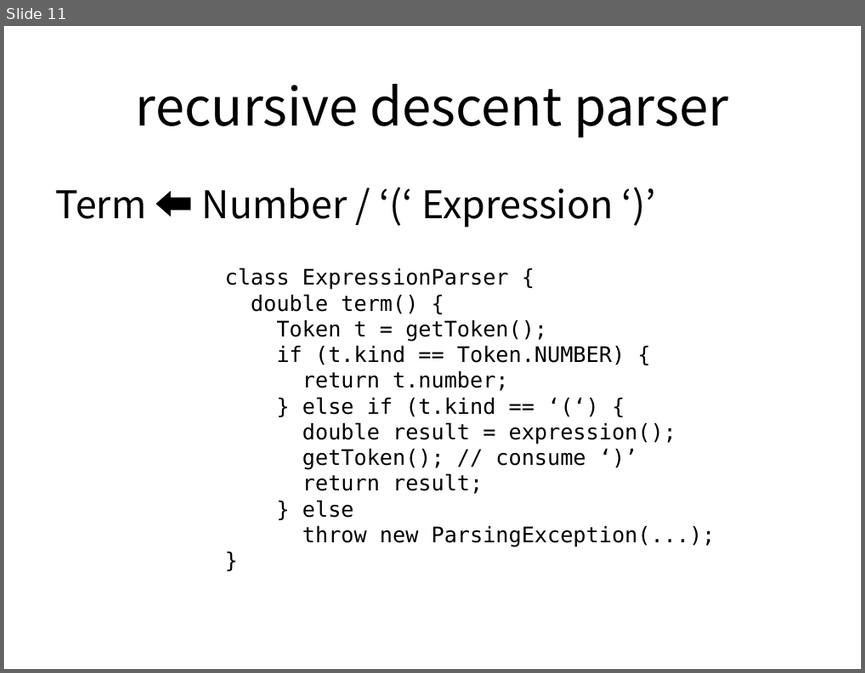
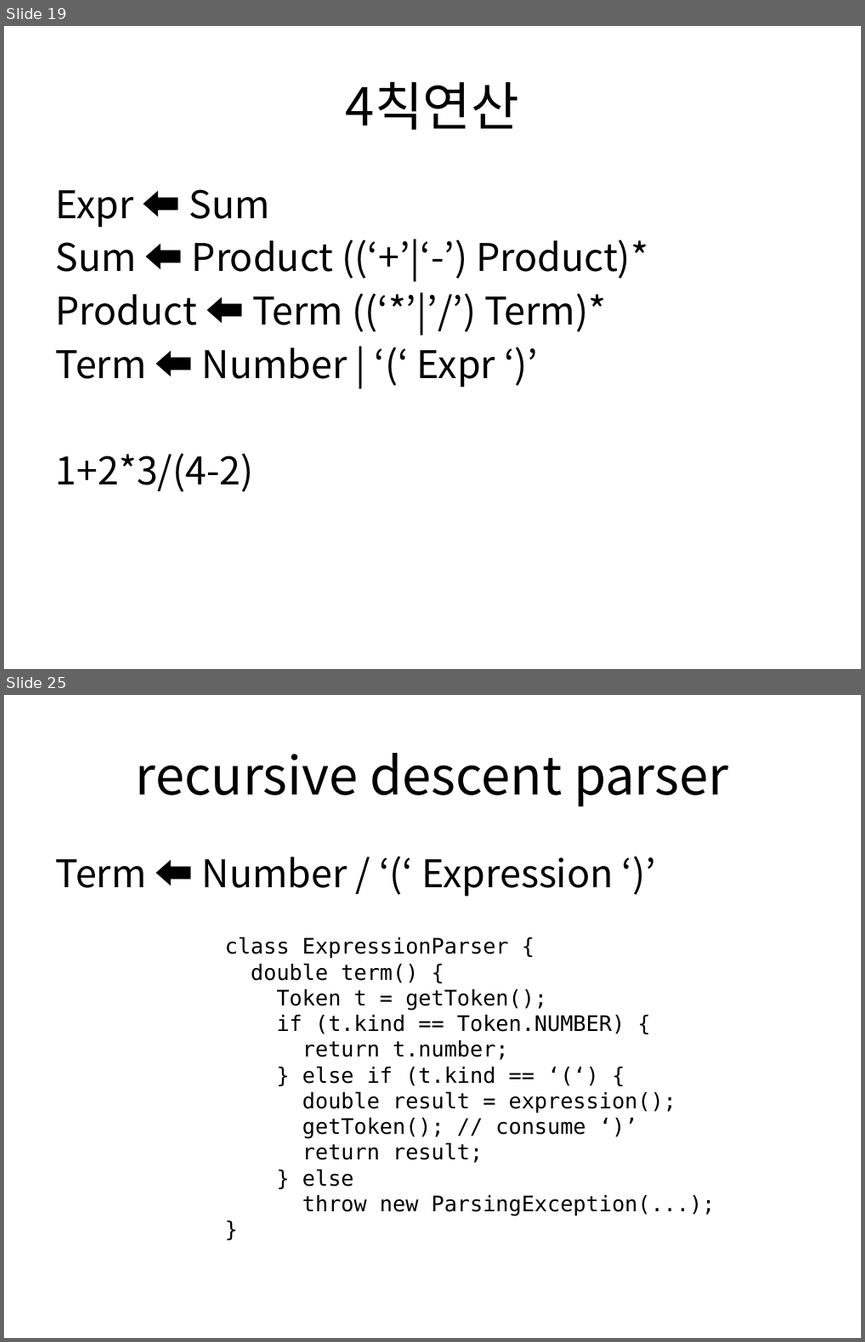
Before and after one commit to jooyunghan/parsing_basics, a slide deck: slides/Parsing 수식.pptx. Shown one above the other, each under a label of ours: slide 11 before the commit, slides 19 and 25 after it; the slides between them are not shown. The pictures are 865x673 and 865x1342 pixels, drawn with LibreOffice and Linux fonts; fonts in the diff are those of the drawing. Boxes give left, top, right and bottom in pixels: in the first picture for what was removed or moved away, otherwise in the second. Text is boxed around its words. In the diff, an @@ line names an element or a change of style, - is before the commit and + after.

```diff
--- a/slides/Parsing 수식.pptx
+++ b/slides/Parsing 수식.pptx
@@ slide 19 added at [4,26,861,669], background #FFFFFF @@
@@ title added at [346,81,519,130], 44 pt, text #000000 @@
+4칙연산
@@ text added at [55,189,648,492], 32 pt, text #000000 @@
+Expr ⬅ Sum
+Sum ⬅ Product ((‘+’|‘-’) Product)*
+Product ⬅ Term ((‘*’|’/’) Term)*
+Term ⬅ Number | ‘(‘ Expr ‘)’
+1+2*3/(4-2)
@@ what was slide 11 is now slide 25 @@
```
Also in this commit, not shown: 8 slides changed, 13 other slides added, 1 slide removed, 8 other files.
